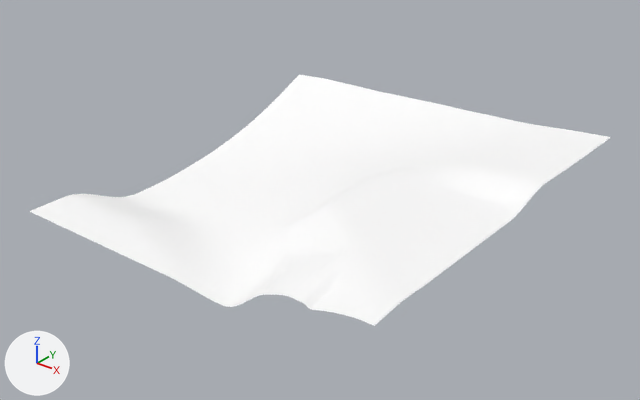
One commit to the glTF model games/yorimichi/assets/belmonte/meshes/SM_BM_BT_Terrain_4_5.glb: the scene before it, then after it.
Both versions are drawn from a 50 mm lens placed at (438.0, 413.0, 271.0), pointed at (127.0, 802.0, 30.0). The lights are fixed; the arrows at lower left show +X, +Y and +Z. The picture after the commit comes second.

In view in the first picture: 'SM_BM_BT_Terrain_4_5'.
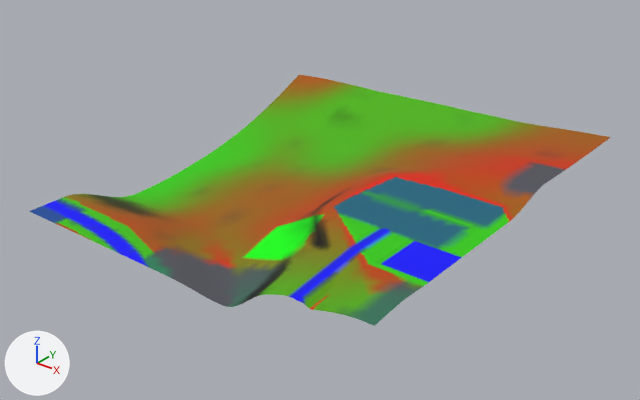
What differs and where, as boxes [x1, y1, x2, y2] in the pictures (640 x 400 px):
part 1 of me_sm_bt_terrain_4_5, recoloured (white to green)
    both: [58, 84, 523, 315]
part 2 of me_sm_bt_terrain_4_5, recoloured (darker)
    both: [56, 74, 610, 310]
part 3 of me_sm_bt_terrain_4_5, recoloured (darker)
    both: [30, 164, 564, 326]
part 4 of me_sm_bt_terrain_4_5, recoloured
    both: [218, 147, 589, 310]
part 5 of me_sm_bt_terrain_4_5, recoloured
    both: [41, 200, 462, 303]
part 6 of me_sm_bt_terrain_4_5, recoloured
    both: [311, 174, 509, 309]

Edits to the bpy script that builds the scene:
```text
Change me_sm_bt_terrain_4_5:
    where me_sm_bt_terrain_4_5.from_pydata(...)  # 3117 vertices, 6039 faces; spans x 0.0..256.0, y 680.0..936.0, z 11.0..64.0
    used by ob_sm_bm_bt_terrain_4_5; location = (0.0, 0.0, 0.0)
    me_sm_bt_terrain_4_5 part 1: 1951 faces centred in x 1.0..255.0, y 680.0..933.0, z 12.0..57.0 are repainted in the vertex colours; the middle colour goes from white #ffffff to green #3fb700
    me_sm_bt_terrain_4_5 part 2: 1642 faces centred in x 1.0..255.0, y 680.0..933.0, z 15.0..63.0 are repainted in the vertex colours; the middle colour goes from white #ffffff to brown #9d5b00
    me_sm_bt_terrain_4_5 part 3: 1072 faces centred in x 0.0..255.0, y 680.0..866.0, z 17.0..64.0 are repainted in the vertex colours; the middle colour goes from white #ffffff to cyan #196680
    me_sm_bt_terrain_4_5 part 4: 527 faces centred in x 125.0..255.0, y 680.0..898.0, z 27.0..63.0 are repainted in the vertex colours; the middle colour goes from white #ffffff to orange #bd4100
    me_sm_bt_terrain_4_5 part 5: 633 faces centred in x 0.0..255.0, y 680.0..754.0, z 30.0..56.0 are repainted in the vertex colours; the middle colour goes from white #ffffff to blue #0000ff
    me_sm_bt_terrain_4_5 part 6: 214 faces centred in x 170.0..255.0, y 680.0..822.0, z 49.0..56.0 are repainted in the vertex colours; the middle colour goes from white #ffffff to red #da2500
```
